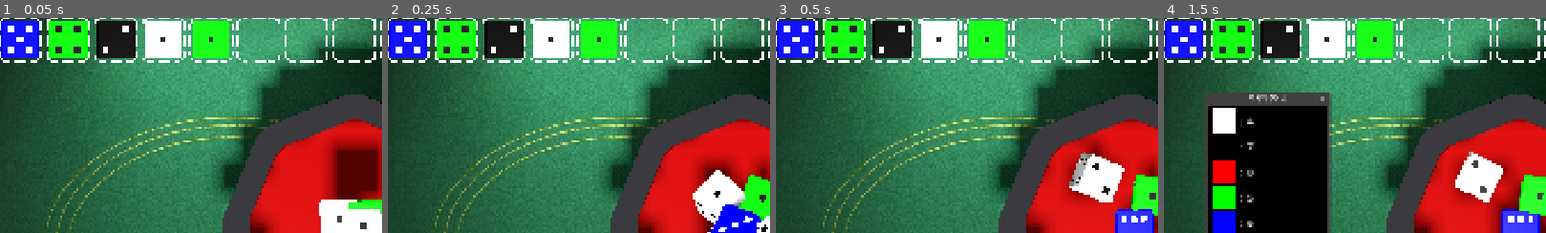
Above: before the commit, frames 1-4 (left to right).
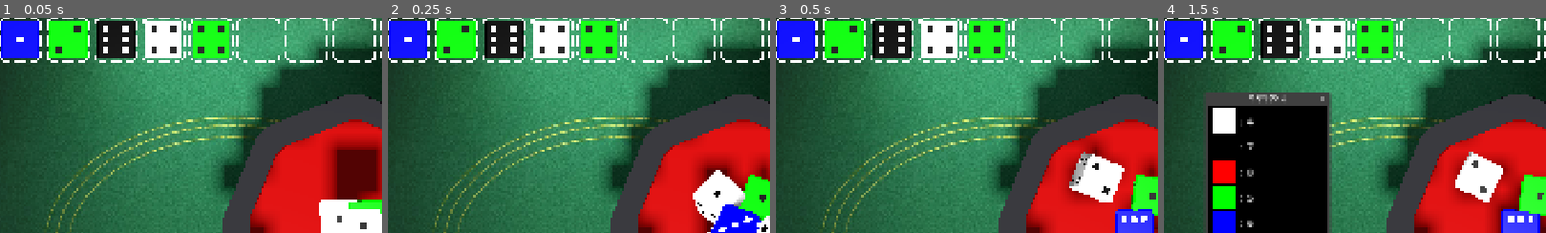
Above: after the commit, the same moments.

Repository: SangHyung-Jung/ColorDiceRollGame
Game: Godot game, scene res://main_screen.tscn
Same seed, same stepped clock (60 frames per second), same inputs: the game is played once before the commit and once after it.
Inputs:
- Up to frame 1 (0.05 s): no input
- Up to frame 2 (0.25 s): no input
- Up to frame 3 (0.5 s): no input
- Up to frame 4 (1.5 s): click "주사위 주머니 보기" at 0.5 s; click "조합 제출" at 1.25 s
The pictures show only the part of the screen within x 36-86%, y 2-52%; the shares and areas given below are measured in that part.

The runs differ from the first frame. In frame 1, 0.9% of the frame differs, in the area x 2-59%, y 3-17%; in frame 2, 0.9%; in frame 3, 0.9%; in frame 4, 0.9%.

Commit message:
dice error fix

Diff:
--- a/main_screen.tscn
+++ b/main_screen.tscn
@@ -98,7 +98,7 @@
 
 [node name="SubViewport" type="SubViewport" parent="MainLayout/GameArea/RollingArea"]
 handle_input_locally = false
-size = Vector2i(1260, 1080)
+size = Vector2i(2, 2)
 render_target_update_mode = 4
 
 [node name="SocketContainer" type="HBoxContainer" parent="MainLayout/GameArea"]
--- a/scripts/components/dice.gd
+++ b/scripts/components/dice.gd
@@ -15,12 +15,12 @@
 const MAX_ROLL_TIME := 10.0  # 최대 10초 후 강제 정지
 
 var sides = {
-	1: Vector3.LEFT,
-	2: Vector3.FORWARD,
-	3: Vector3.DOWN,
-	4: Vector3.UP,
-	5: Vector3.BACK,
-	6: Vector3.RIGHT,
+	1: Vector3.UP,        # 1번 면: 위쪽 (Z+)
+	6: Vector3.DOWN,      # 6번 면: 아래쪽 (Z-)
+	5: Vector3.RIGHT,     # 2번 면: 오른쪽 (X+)
+	2: Vector3.LEFT,      # 5번 면: 왼쪽 (X-)
+	3: Vector3.FORWARD,   # 3번 면: 앞쪽 (Y+)
+	4: Vector3.BACK,      # 4번 면: 뒤쪽 (Y-)
 }
 
 var rolling := false
@@ -210,12 +210,12 @@
 func _get_rotation_for_face(face_value: int) -> Vector3:
 	# 각 면에 대응하는 회전값 계산
 	match face_value:
-		1: return Vector3(0, 0, -90)  # LEFT가 위로
-		2: return Vector3(-90, 0, 0)  # FORWARD가 위로
-		3: return Vector3(0, 0, 180)  # DOWN이 위로
-		4: return Vector3(0, 0, 0)    # UP이 위로 (기본)
-		5: return Vector3(90, 0, 0)   # BACK이 위로
-		6: return Vector3(0, 0, 90)   # RIGHT가 위로
+		1: return Vector3(0, 0, 0)        # UP이 위로 (기본)
+		6: return Vector3(180, 0, 0)      # DOWN이 위로
+		5: return Vector3(0, 0, -90)      # RIGHT가 위로
+		2: return Vector3(0, 0, 90)       # LEFT가 위로
+		3: return Vector3(90, 0, 0)       # FORWARD가 위로
+		4: return Vector3(-90, 0, 0)      # BACK이 위로
 		_: return Vector3.ZERO
 
 func _apply_velocity_limits() -> void:
--- a/scripts/components/dice_spawner.gd
+++ b/scripts/components/dice_spawner.gd
@@ -133,6 +133,8 @@
 	var start_x = center_x - (dice_nodes.size() - 1) * 1.5
 	var move_duration = GameConstants.MOVE_DURATION
 
+	var tweens: Array[Tween] = []  # 모든 tween을 저장
+
 	for i in range(dice_nodes.size()):
 		var dice = dice_nodes[i]
 
@@ -152,13 +154,30 @@
 		dice.linear_velocity = Vector3.ZERO
 		dice.angular_velocity = Vector3.ZERO
 
+		# ★ 핵심: 충돌 비활성화 (이동 중 다른 주사위와 충돌 방지)
+		dice.collision_layer = 0
+		dice.collision_mask = 0
+
 		var target_pos = Vector3(start_x + i * GameConstants.DICE_SPACING, GameConstants.DISPLAY_Y, 0.0)
 		var tween: Tween = create_tween().set_trans(Tween.TRANS_SINE).set_ease(Tween.EASE_OUT)
 
 		# 위치만 이동 (회전은 유지)
 		tween.parallel().tween_property(dice, "global_position", target_pos, move_duration)
 
+		tweens.append(tween)  # tween 저장
+
+	# ★ 모든 tween이 완료될 때까지 대기
+	for tween in tweens:
 		await tween.finished
+
+	# ★ 모든 이동이 완료된 후 충돌 복원
+	print("=== 주사위 정렬 완료, 충돌 복원 시작 ===")
+	for dice in dice_nodes:
+		if is_instance_valid(dice):
+			dice.collision_layer = 1
+			dice.collision_mask = 1
+			print("  ", dice.name, " 충돌 복원 완료")
+	print("=== 충돌 복원 완료 ===")
 
 func remove_dice(dice_to_remove: Array) -> void:
 	print("=== remove_dice 시작 ===")
